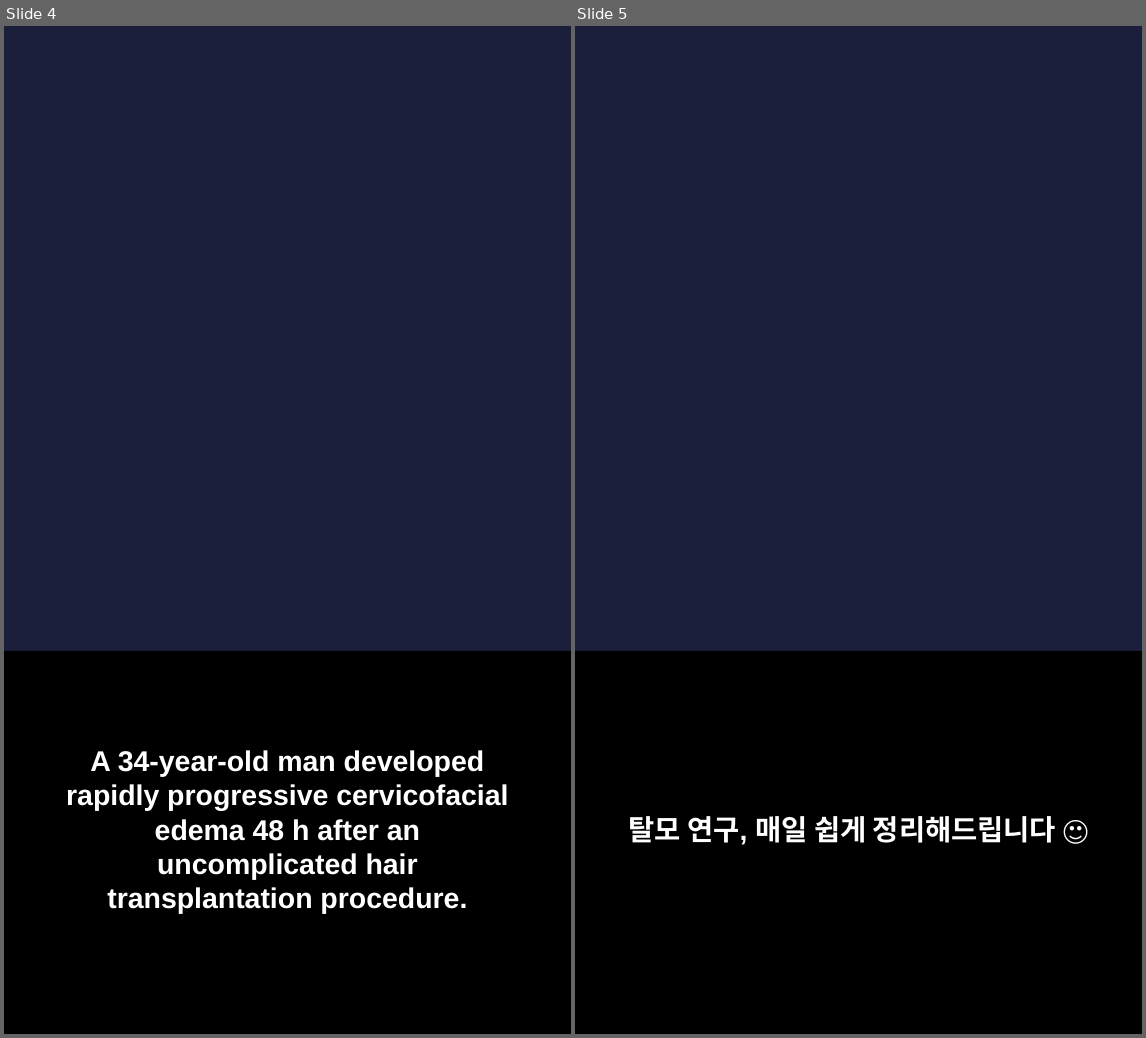
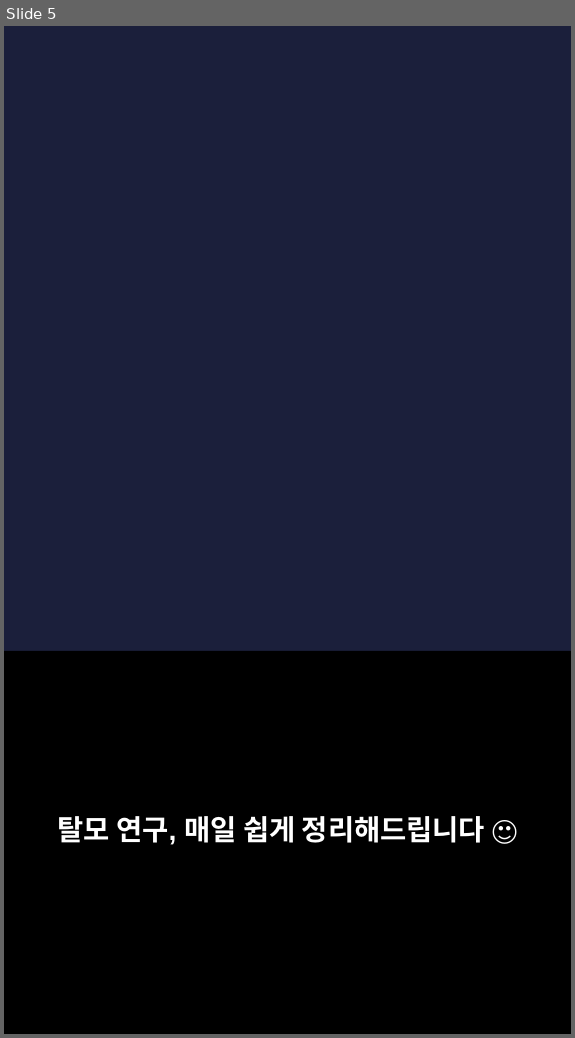
Before and after one commit to hyokang2010-BJ-ANTH/product-builder-test, a slide deck: pwa/data/latest/slides.pptx. Shown side by side, each under a label of ours: slides 4 and 5 before the commit, slide 5 after it. The pictures are 1146x1038 and 575x1038 pixels, drawn with LibreOffice and Linux fonts; fonts in the diff are those of the drawing; background and template pictures are left out. Boxes give left, top, right and bottom in pixels: in the first picture for what was removed or moved away, otherwise in the second. Text is boxed around its words. In the diff, an @@ line names an element or a change of style, - is before the commit and + after.

```diff
--- a/pwa/data/latest/slides.pptx
+++ b/pwa/data/latest/slides.pptx
@@ slide 4 removed at bbox=[4, 26, 571, 1034], background picture (left out) @@
@@ rectangle removed at bbox=[4, 651, 571, 1033] @@
@@ text removed at bbox=[66, 750, 508, 914] @@
-A 34-year-old man developed rapidly progressive cervicofacial edema 48 h after an uncomplicated hair transplantation procedure.
```
Also in this commit, not shown: 2 slides changed, 5 slides added, 4 other slides removed, 26 other files.
